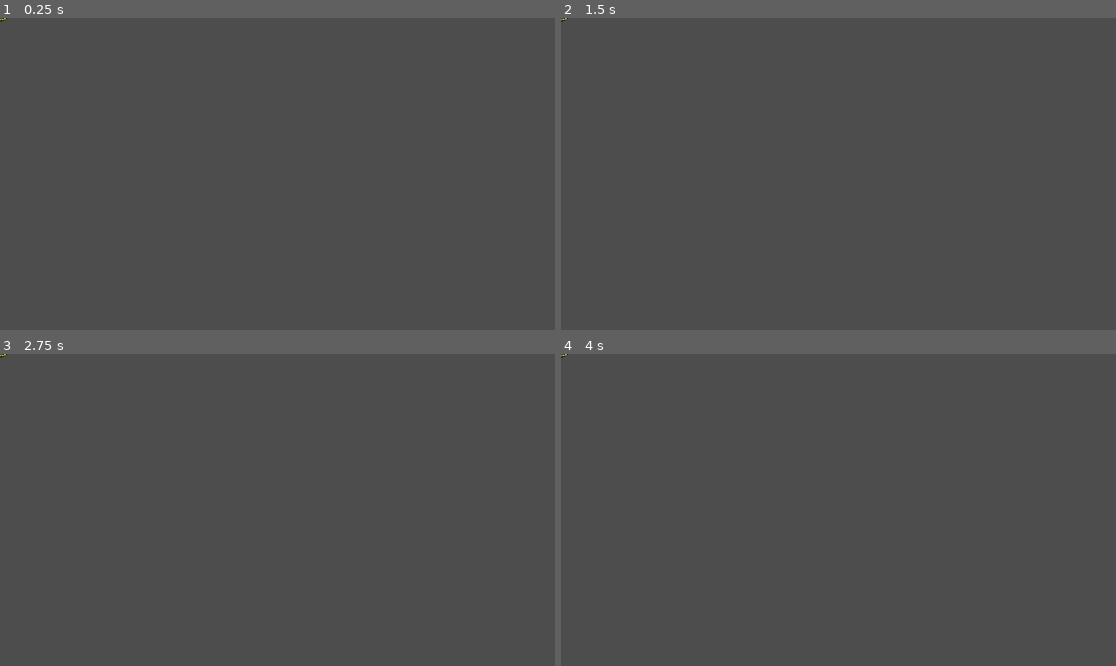
Above: before the commit, frames 1-4 (two rows, left to right).
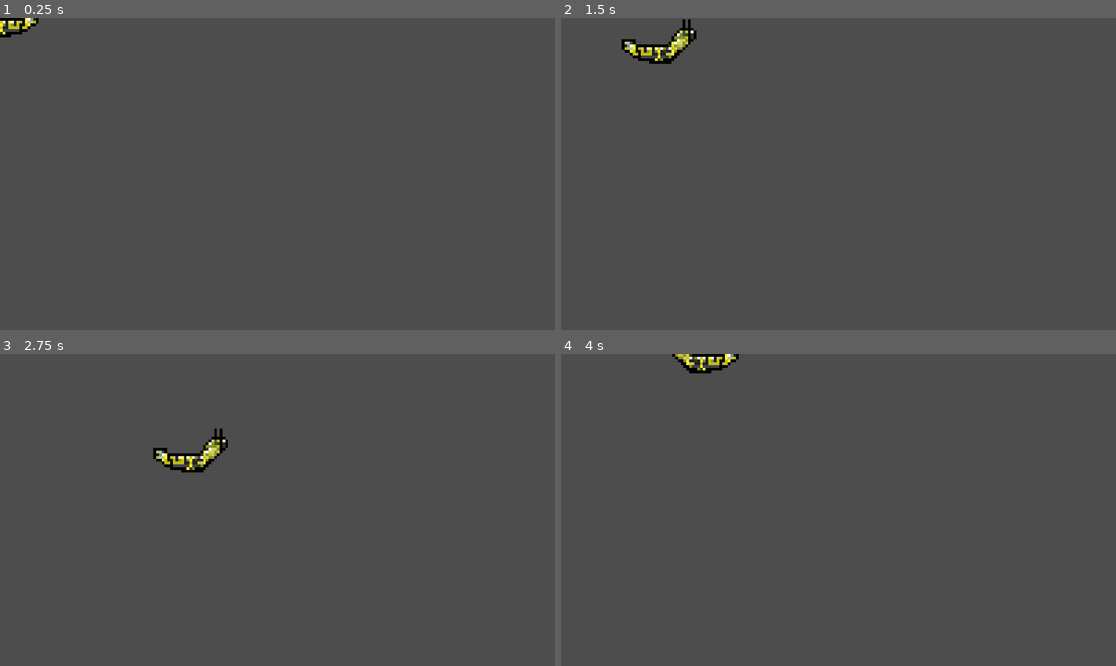
Above: after the commit, the same moments.

Repository: Armand-Alvarez/metamorphosis---jam-77
Game: Godot game, scene res://src/scenes/caterpillar.tscn
The game is run twice, just before and just after one commit, with the same random seed, the same clock (stepped at 60 frames per second) and the same inputs.
Inputs:
- Up to frame 1 (0.25 s): no input
- Up to frame 2 (1.5 s): tap Enter at 0.5 s; hold D (move_right) 0.53-1.28 s; hold S (move_down) from 1.28 s (still down)
- Up to frame 3 (2.75 s): release S (move_down) at 2.03 s; hold D (move_right) from 2.03 s (still down)
- Up to frame 4 (4 s): release D (move_right) at 2.78 s; hold W (move_up) 2.78-3.53 s; hold A (move_left) from 3.53 s (still down)

The runs differ from the first frame. In frame 1, 0.3% of the frame differs, in the area x 0-8%, y 0-7%; in frame 2, 0.8%; in frame 3, 0.8%, in the area x 0-42%, y 0-39%; in frame 4, 0.5%.

Commit message:
Add speed property and movement logic for caterpillar character

Diff:
--- a/src/scenes/caterpillar.tscn
+++ b/src/scenes/caterpillar.tscn
@@ -8,7 +8,9 @@
 region = Rect2(0, 0, 32, 32)
 
 [node name="CharacterBody2D" type="CharacterBody2D"]
+scale = Vector2(5.745, 5.745)
 script = ExtResource("1_t0v3e")
+speed = 275
 
 [node name="Sprite2D" type="Sprite2D" parent="."]
 texture = SubResource("AtlasTexture_2dbm7")
--- a/src/scripts/caterpillar.gd
+++ b/src/scripts/caterpillar.gd
@@ -1 +1,26 @@
+class_name Caterpillar
 extends CharacterBody2D
+
+
+@export var speed: int = 300
+
+
+
+func _process(delta: float) -> void:
+	movement(delta)
+
+
+func movement(delta: float) -> void:
+	if Input.is_action_pressed("move_right"):
+		move_and_collide(Vector2.RIGHT * speed * delta)
+	if Input.is_action_pressed("move_left"):
+		move_and_collide(Vector2.LEFT * speed * delta)
+	if Input.is_action_pressed("move_up"):
+		move_and_collide(Vector2.UP * speed * delta)
+	if Input.is_action_pressed("move_down"):
+		move_and_collide(Vector2.DOWN * speed * delta)
+
+	if Input.is_action_just_pressed("move_right"):
+		$Sprite2D.flip_h = true
+	if Input.is_action_just_pressed("move_left"):
+		$Sprite2D.flip_h = false
